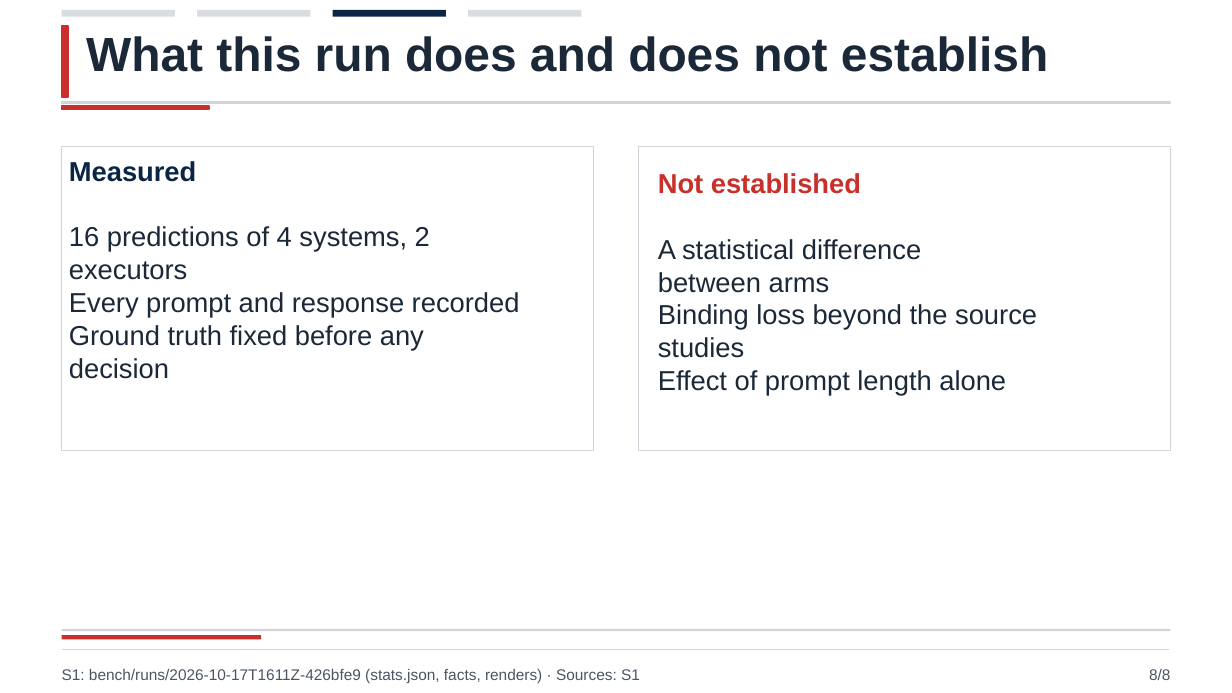
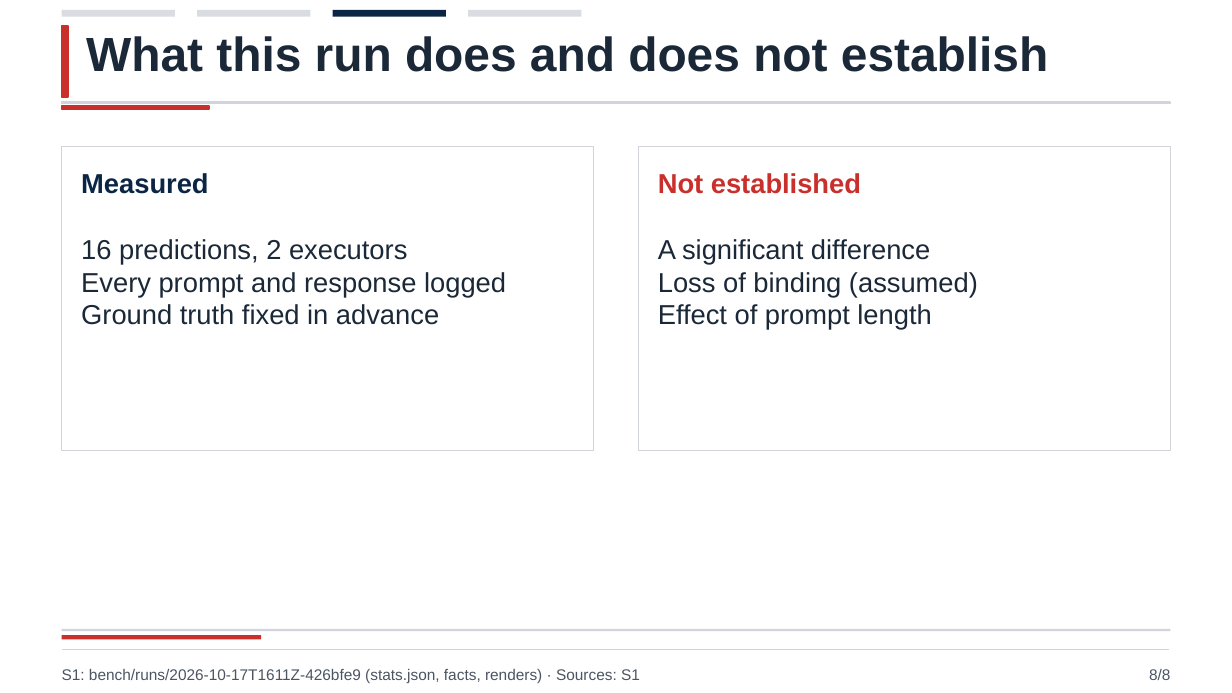
Before and after one commit to persistentepiphany/harness-hackathon, a slide deck: slide 8 of bench/runs/2026-10-17T1611Z-426bfe9/results/deck.pptx. Drawn at 1232x693 pixels with LibreOffice and Linux fonts; fonts in the diff are those of the drawing. Boxes give left, top, right and bottom in pixels: in the first picture for what was removed or moved away, otherwise in the second. Text is boxed around its words. In the diff, an @@ line names an element or a change of style, - is before the commit and + after.

```diff
--- a/bench/runs/2026-10-17T1611Z-426bfe9/results/deck.pptx
+++ b/bench/runs/2026-10-17T1611Z-426bfe9/results/deck.pptx
@@ text "Measured": place and size @@
-text "Measured" at [69,161,196,182]
+text "Measured" at [81,173,208,194]
@@ text at [81,239,506,325]: text changed @@
-16 predictions of 4 systems, 2
-executors
-Every prompt and response recorded
-Ground truth fixed before any
-decision
+16 predictions, 2 executors
+Every prompt and response logged
+Ground truth fixed in advance
@@ text at [658,239,978,330]: text changed @@
-A statistical difference
-between arms
-Binding loss beyond the source
-studies
-Effect of prompt length alone
+A significant difference
+Loss of binding (assumed)
+Effect of prompt length
```
Also in this commit, not shown: 5 other slides changed, 36 other files.
